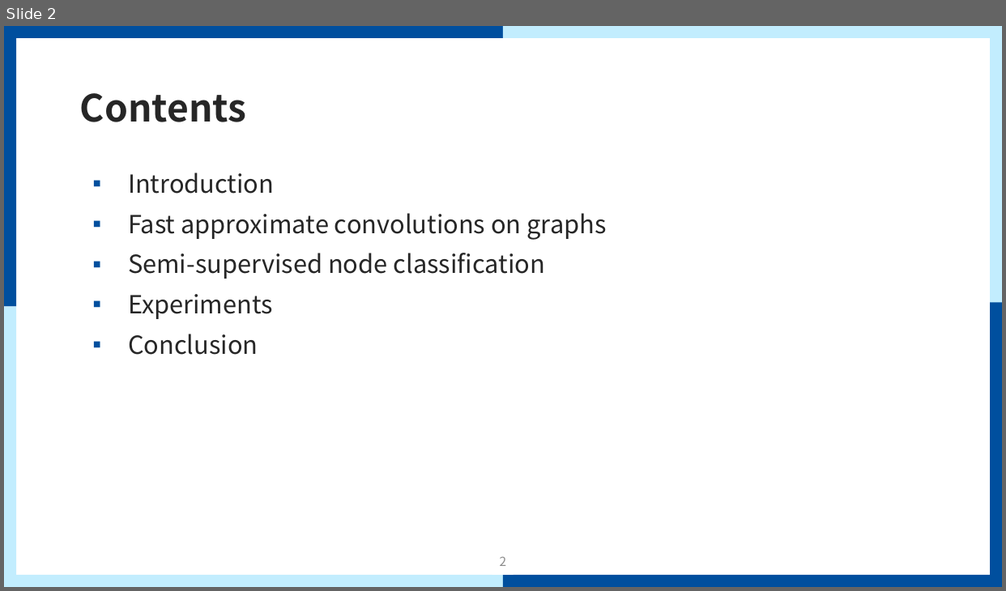
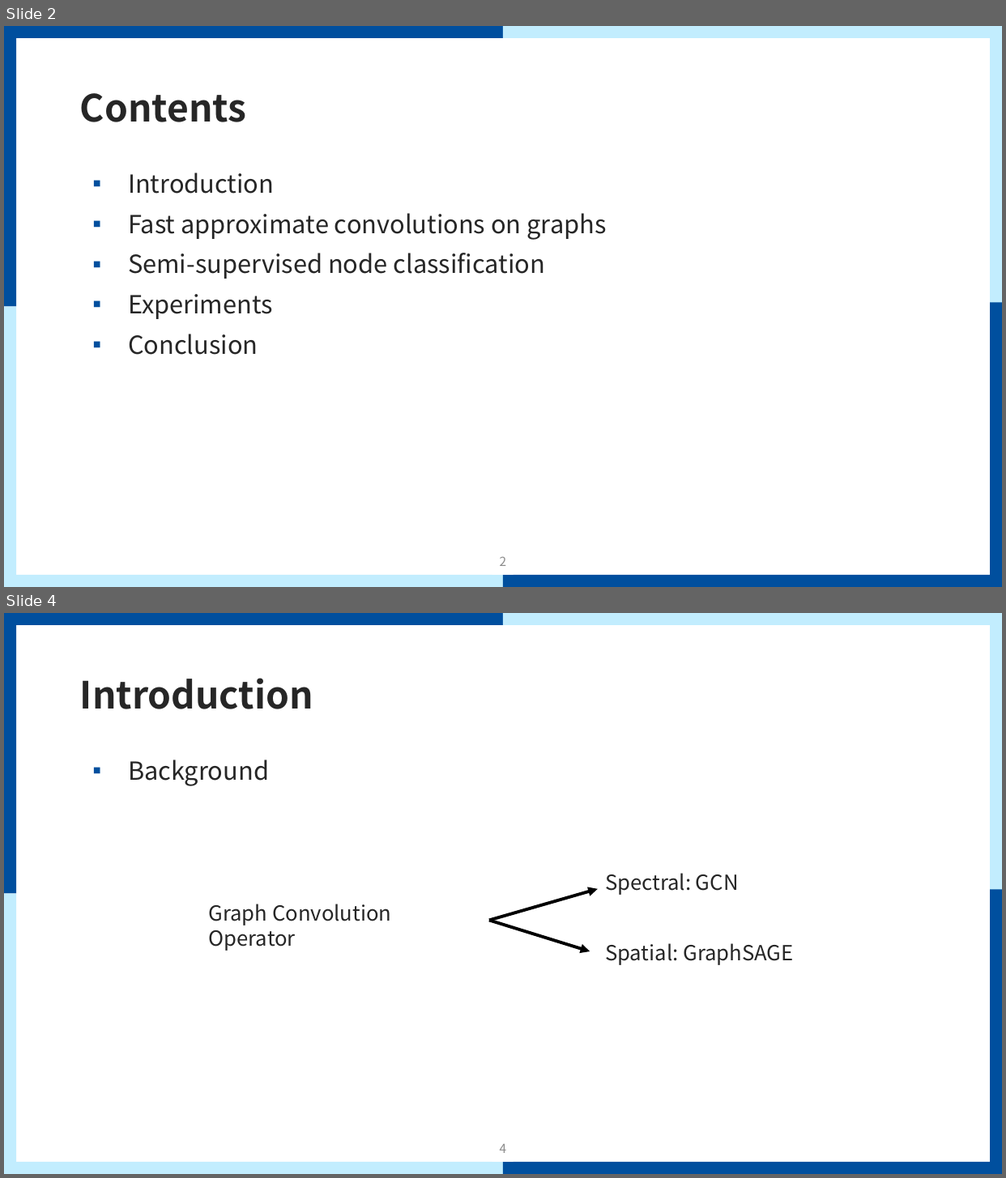
Before and after one commit to mmvv11/GraduateStudies, a slide deck: papers/review/GCN Review.pptx. Shown one above the other, each under a label of ours: slide 2 before the commit, slides 2 and 4 after it; the slides between them are not shown. The pictures are 1006x591 and 1006x1178 pixels, drawn with LibreOffice and Linux fonts; fonts in the diff are those of the drawing; background and template pictures are left out. Boxes give left, top, right and bottom in pixels: in the first picture for what was removed or moved away, otherwise in the second. Text is boxed around its words. In the diff, an @@ line names an element or a change of style, - is before the commit and + after.

```diff
--- a/papers/review/GCN Review.pptx
+++ b/papers/review/GCN Review.pptx
@@ slide 4 added at (4, 613, 1002, 1174), background #FFFFFF; not listed: 9 template elements that a slide beside it also shows @@
@@ title added at (80, 678, 313, 709), 36 pt, text #262626, bold @@
+Introduction
@@ text added at (128, 760, 269, 786), 24 pt, text #262626 @@
+▪ Background
@@ group added at (208, 873, 793, 965): 3 texts, 2 arrows @@
+Graph Convolution Operator
+Spatial: GraphSAGE
+Spectral: GCN
@@ page number added at (500, 1144, 507, 1153), 12 pt, text #8C8C8C @@
+4
```
Also in this commit, not shown: 1 slide changed, 7 other slides added.
